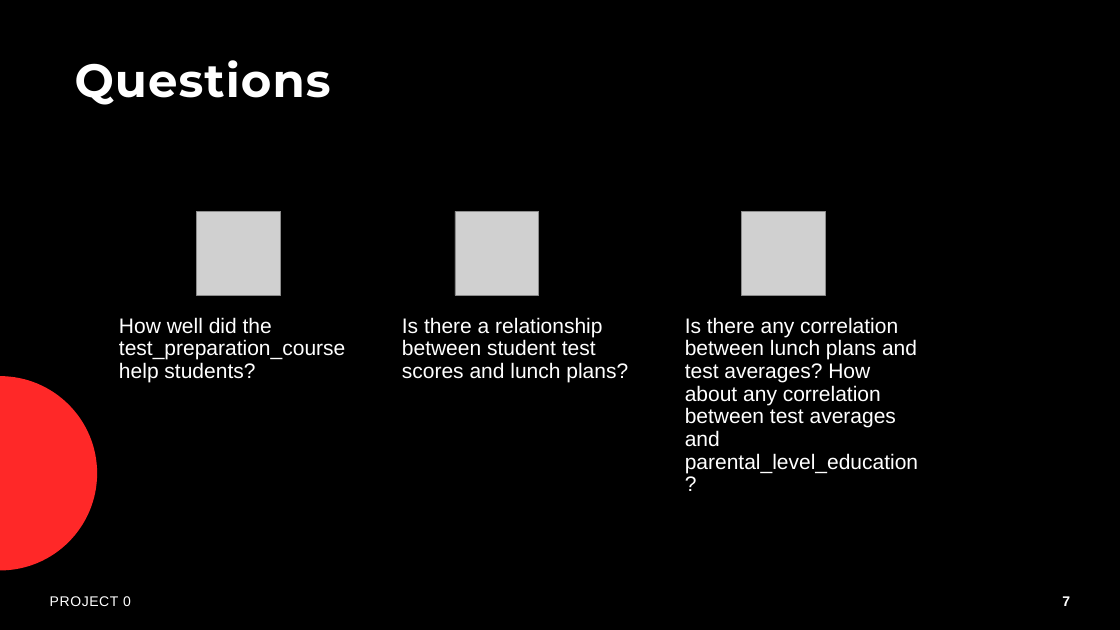
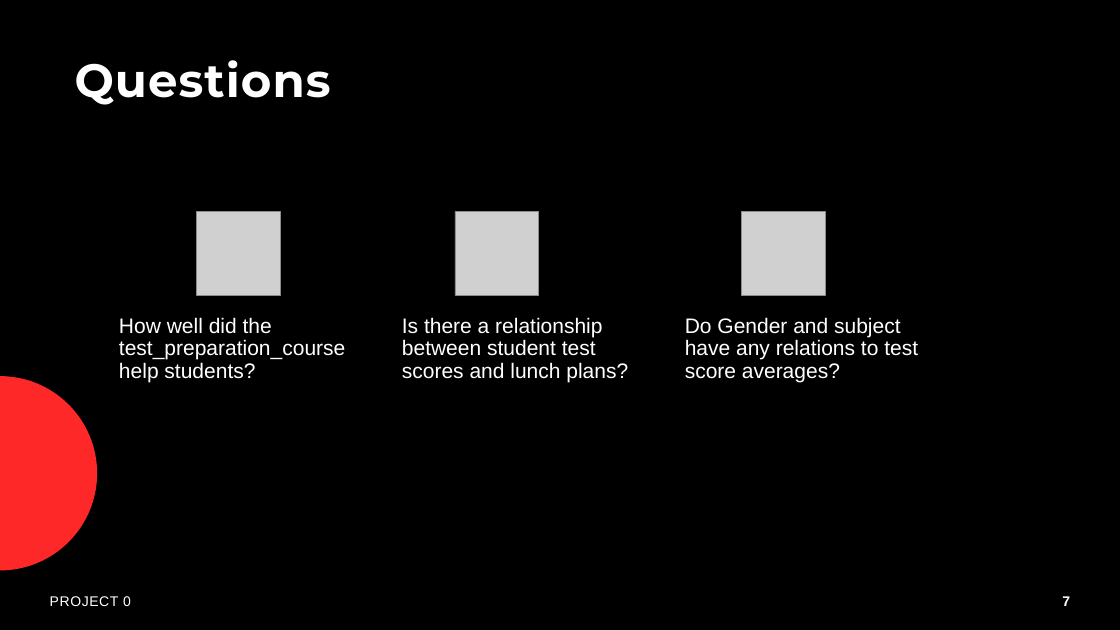
Before and after one commit to realaaron/DataAnalysisTraining, a slide deck: slide 7 of Project/Project0.pptx. Drawn at 1120x630 pixels with LibreOffice and Linux fonts; fonts in the diff are those of the drawing; grey boxes stand for pictures; background and template pictures are left out. Boxes give left, top, right and bottom in pixels: in the first picture for what was removed or moved away, otherwise in the second. Text is boxed around its words. In the diff, an @@ line names an element or a change of style, - is before the commit and + after.

```diff
--- a/Project/Project0.pptx
+++ b/Project/Project0.pptx
@@ text at <box>685,317,918,383</box>: text changed @@
-Is there any correlation between lunch plans and test averages? How about any correlation between test averages and parental_level_education?
+Do Gender and subject have any relations to test score averages?
```
Also in this commit, not shown: 1 other slide changed.
